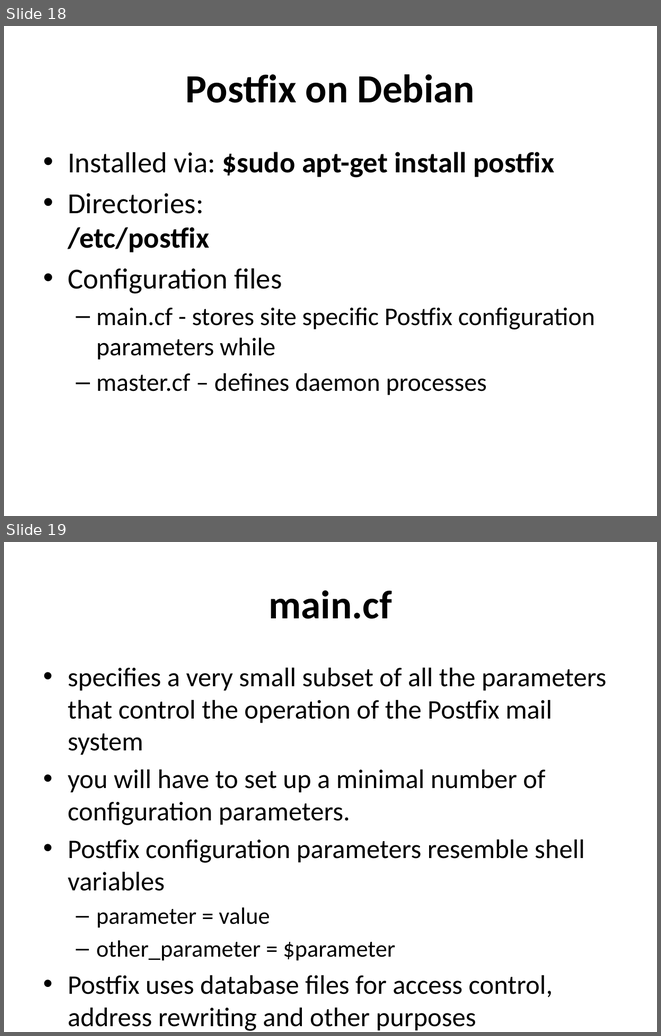
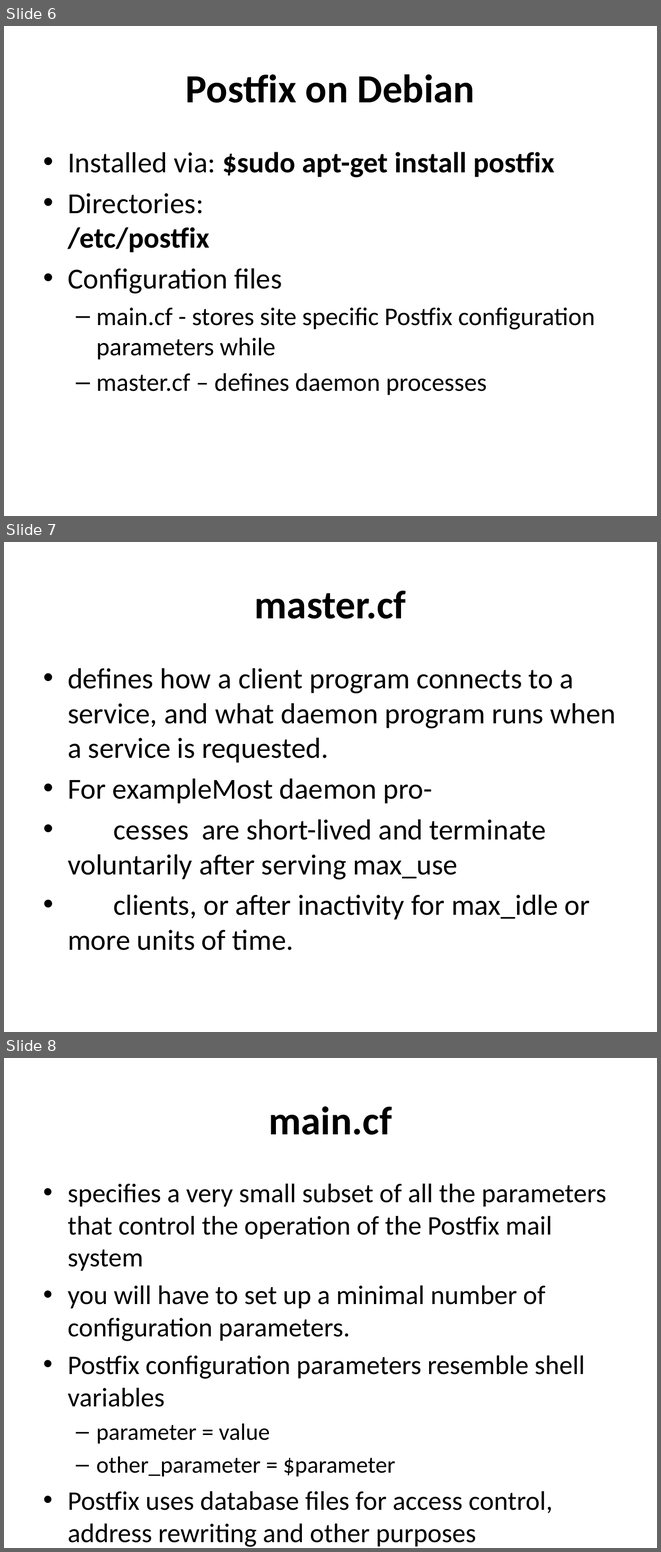
Before and after one commit to afnog/sse, a slide deck: postfix/postfix-mailgateway-debian.pptx. Shown one above the other, each under a label of ours: slides 18 and 19 before the commit, slides 6, 7 and 8 after it. The pictures are 661x1036 and 661x1552 pixels, drawn with LibreOffice and Linux fonts; fonts in the diff are those of the drawing. Boxes give left, top, right and bottom in pixels: in the first picture for what was removed or moved away, otherwise in the second. Text is boxed around its words. In the diff, an @@ line names an element or a change of style, - is before the commit and + after.

```diff
--- a/postfix/postfix-mailgateway-debian.pptx
+++ b/postfix/postfix-mailgateway-debian.pptx
@@ slide 7 added at (x1=4, y1=542, x2=657, y2=1032), background #FFFFFF @@
@@ title added at (x1=255, y1=590, x2=406, y2=619), 44 pt, text #000000, bold @@
+master.cf
@@ text added at (x1=68, y1=668, x2=616, y2=950), 32 pt, text #000000 @@
+• defines how a client program connects to a service, and what daemon program runs when a service is requested.
+• For exampleMost daemon pro-
+• cesses are short-lived and terminate voluntarily after serving max_use
+• clients, or after inactivity for max_idle or more units of time.
@@ what was slide 18 is now slide 6 @@
@@ what was slide 19 is now slide 8 @@
```
Also in this commit, not shown: 10 slides changed, 7 other slides added, 3 slides removed.
